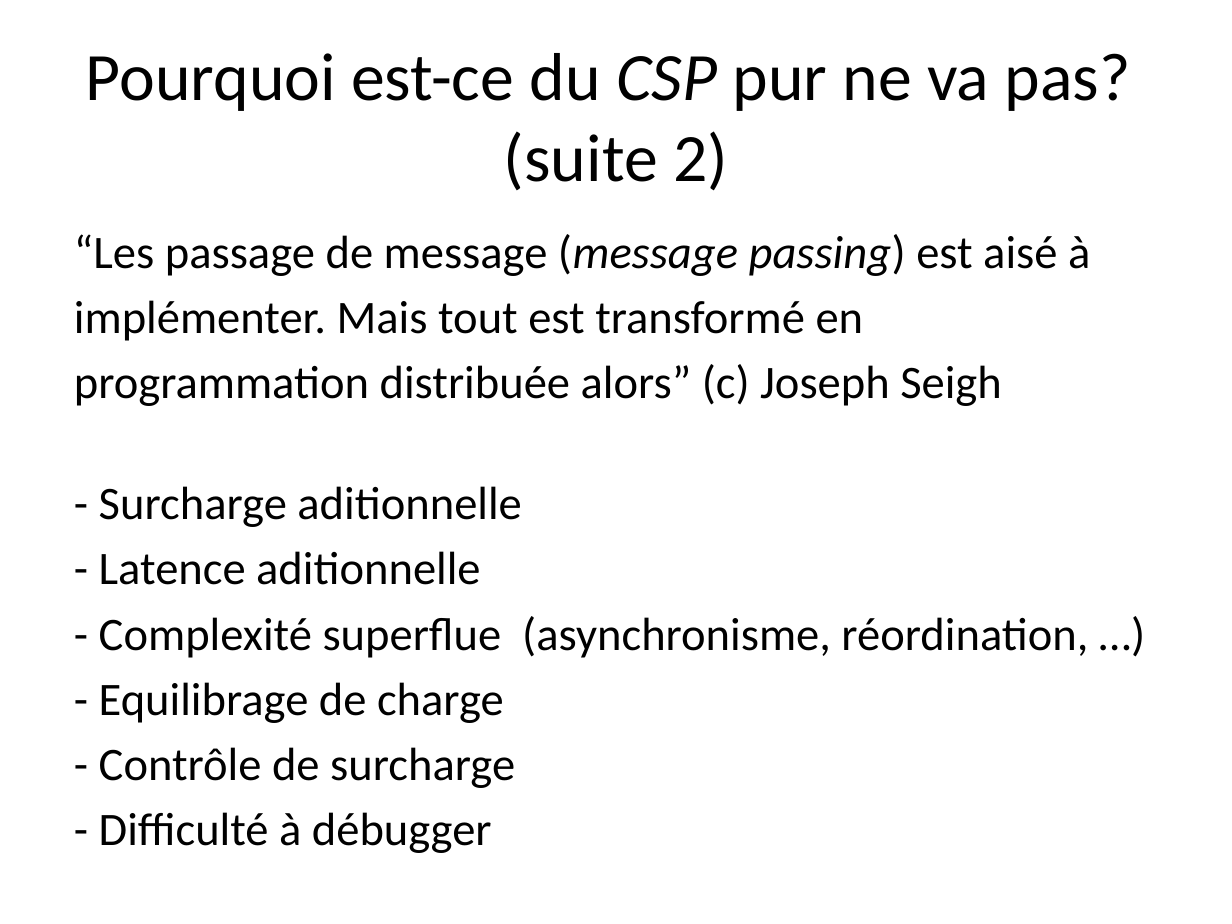
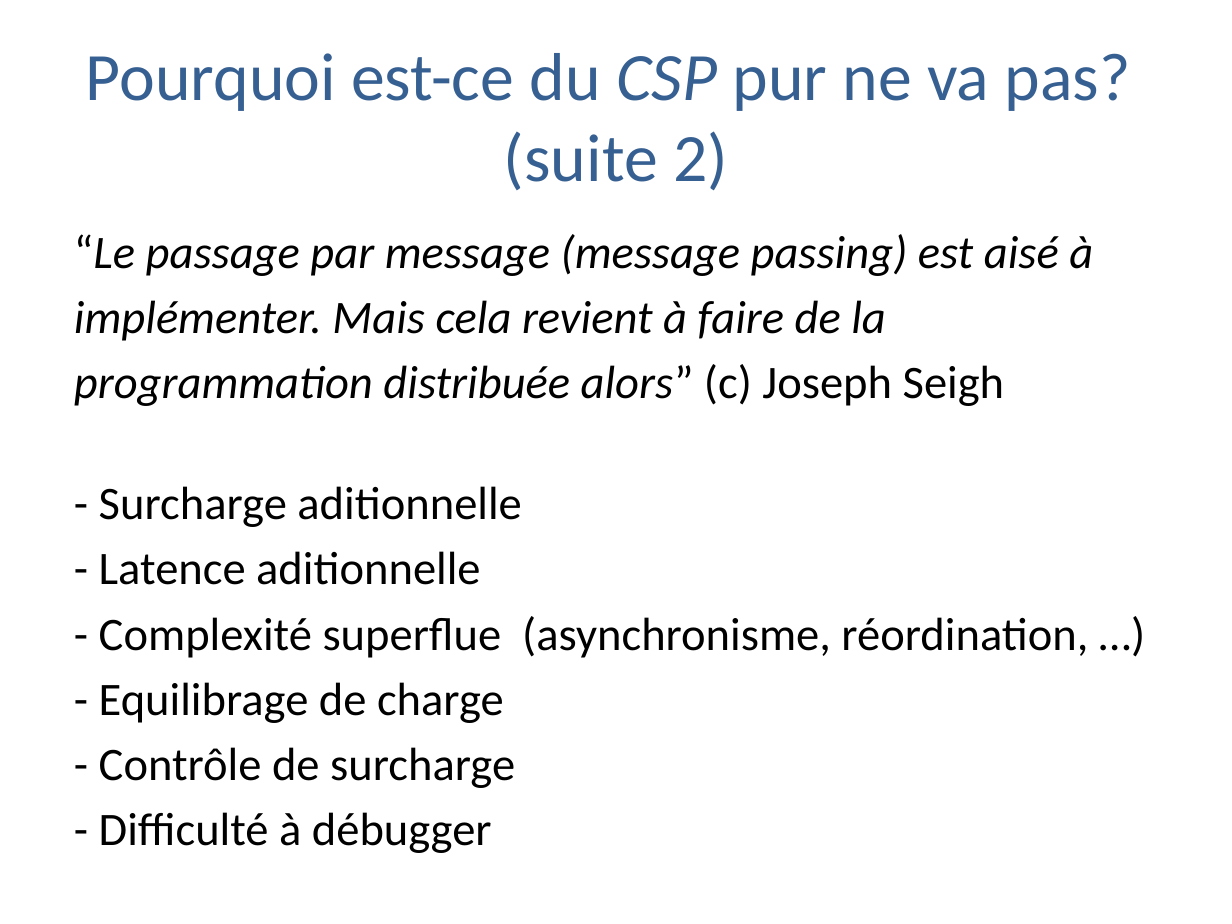
Before and after one commit to trash-anger/golang-france, a slide deck: slide 20 of Go-documentation/cours-general/Concurrence en go.pptx. Drawn at 1232x924 pixels with LibreOffice and Linux fonts; fonts in the diff are those of the drawing; background and template pictures are left out. Boxes give left, top, right and bottom in pixels: in the first picture for what was removed or moved away, otherwise in the second. Text is boxed around its words. In the diff, an @@ line names an element or a change of style, - is before the commit and + after.

```diff
--- a/Go-documentation/cours-general/Concurrence en go.pptx
+++ b/Go-documentation/cours-general/Concurrence en go.pptx
@@ title "Pourquoi est-ce du CSP pur ..." at bbox=[86, 53, 1131, 190]: text colour #000000 to #376092 @@
@@ text at bbox=[74, 234, 1093, 341]: text changed; italic on @@
-“Les passage de message (message passing) est aisé à
-implémenter. Mais tout est transformé en
+“Le passage par message (message passing) est aisé à
+implémenter. Mais cela revient à faire de la
@@ text at bbox=[74, 364, 1005, 406]: italic on in "programmation distribuée alors”" @@
```
Also in this commit, not shown: 25 other slides changed, 2 other files.
